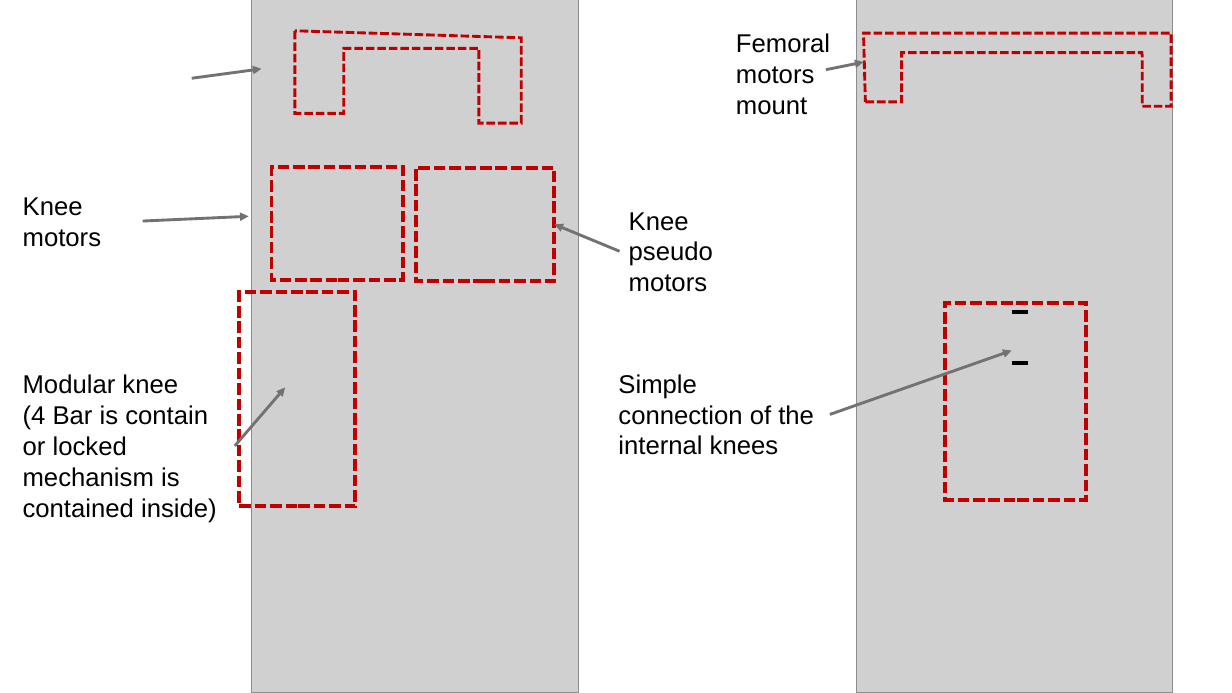
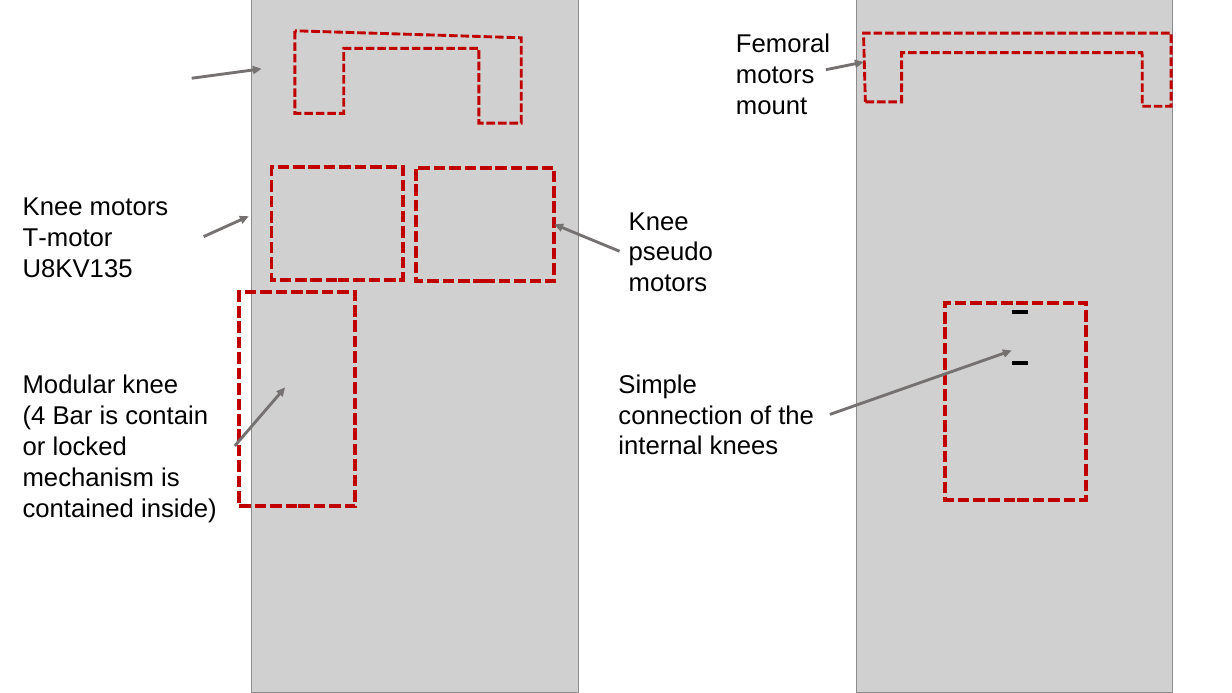
Before and after one commit to KantouniasA/BipedProject, a slide deck: slide 1 of PriliminaryDesign/PriliminaryDesign.pptx. Drawn at 1232x693 pixels with LibreOffice and Linux fonts; fonts in the diff are those of the drawing; grey boxes stand for pictures. Boxes give left, top, right and bottom in pixels: in the first picture for what was removed or moved away, otherwise in the second. Text is boxed around its words. In the diff, an @@ line names an element or a change of style, - is before the commit and + after.

```diff
--- a/PriliminaryDesign/PriliminaryDesign.pptx
+++ b/PriliminaryDesign/PriliminaryDesign.pptx
@@ text at (x1=23, y1=197, x2=169, y2=278): text changed @@
-Knee motors
+Knee motors Τ-motor U8KV135
@@ arrow moved from (142, 221) - (249, 216) to (203, 237) - (249, 216) @@
```
Also in this commit, not shown: 16 other files.
